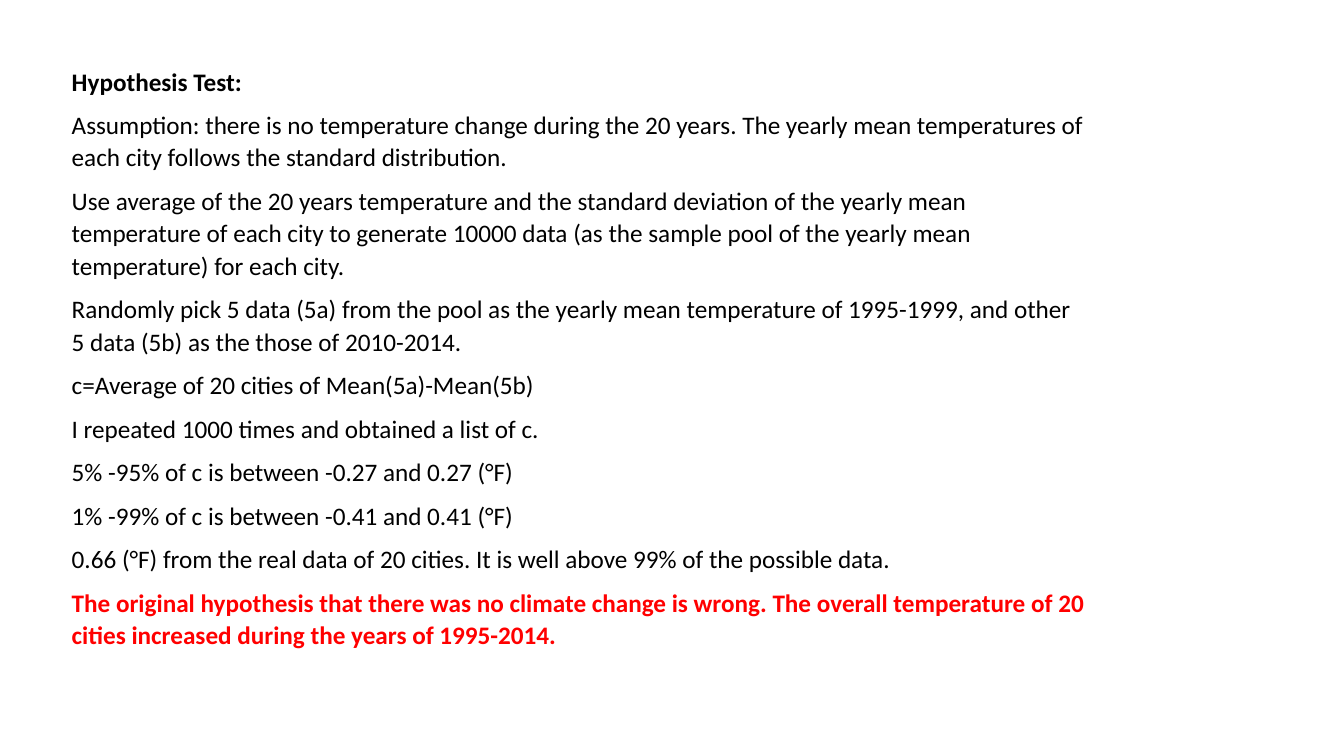
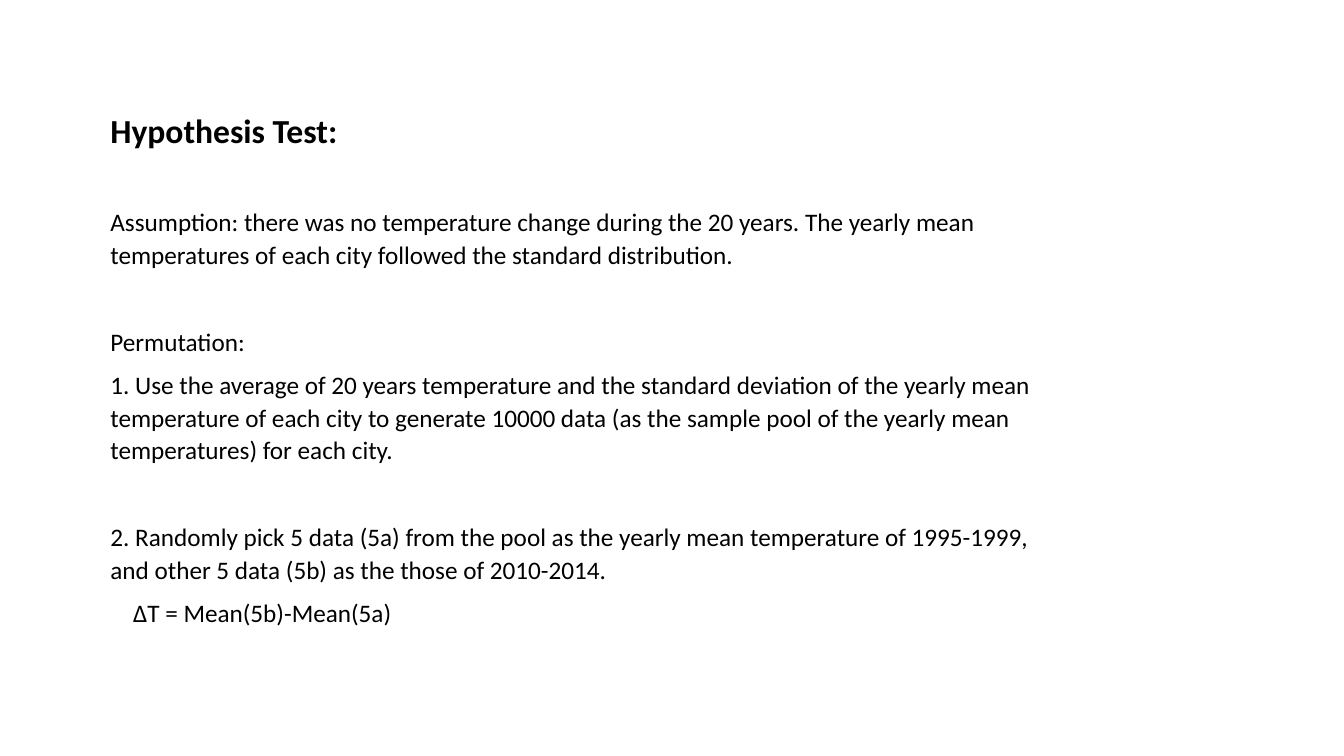
Before and after one commit to nshang88/Capstone-Projects, a slide deck: slide 9 of Capstone_Presentation_Climate.pptx. Drawn at 1344x756 pixels with LibreOffice and Linux fonts; fonts in the diff are those of the drawing. Boxes give left, top, right and bottom in pixels: in the first picture for what was removed or moved away, otherwise in the second. Text is boxed around its words. In the diff, an @@ line names an element or a change of style, - is before the commit and + after.

```diff
--- a/Capstone_Presentation_Climate.pptx
+++ b/Capstone_Presentation_Climate.pptx
@@ text "Hypothesis Test:": place and size @@
-text "Hypothesis Test:" at box(72, 73, 1084, 649)
+text "Hypothesis Test:" at box(110, 119, 1029, 626)
@@ text at box(110, 119, 338, 149): size 18 to 24 pt in "Hypothesis Test:" @@
@@ text at box(110, 213, 1029, 626): text changed @@
-Assumption: there is no temperature change during the 20 years. The yearly mean temperatures of each city follows the standard distribution.
-Use average of the 20 years temperature and the standard deviation of the yearly mean temperature of each city to generate 10000 data (as the sample pool of the yearly mean temperature) for each city.
-Randomly pick 5 data (5a) from the pool as the yearly mean temperature of 1995-1999, and other 5 data (5b) as the those of 2010-2014.
-c=Average of 20 cities of Mean(5a)-Mean(5b)
-I repeated 1000 times and obtained a list of c.
-5% -95% of c is between -0.27 and 0.27 (°F)
-1% -99% of c is between -0.41 and 0.41 (°F)
-0.66 (°F) from the real data of 20 cities. It is well above 99% of the possible data.
-The original hypothesis that there was no climate change is wrong. The overall temperature of 20 cities increased during the years of 1995-2014.
+Assumption: there was no temperature change during the 20 years. The yearly mean temperatures of each city followed the standard distribution.
+Permutation:
+1. Use the average of 20 years temperature and the standard deviation of the yearly mean temperature of each city to generate 10000 data (as the sample pool of the yearly mean temperatures) for each city.
+2. Randomly pick 5 data (5a) from the pool as the yearly mean temperature of 1995-1999, and other 5 data (5b) as the those of 2010-2014.
+ΔT = Mean(5b)-Mean(5a)
```
Also in this commit, not shown: 3 other slides changed, 1 slide added.
